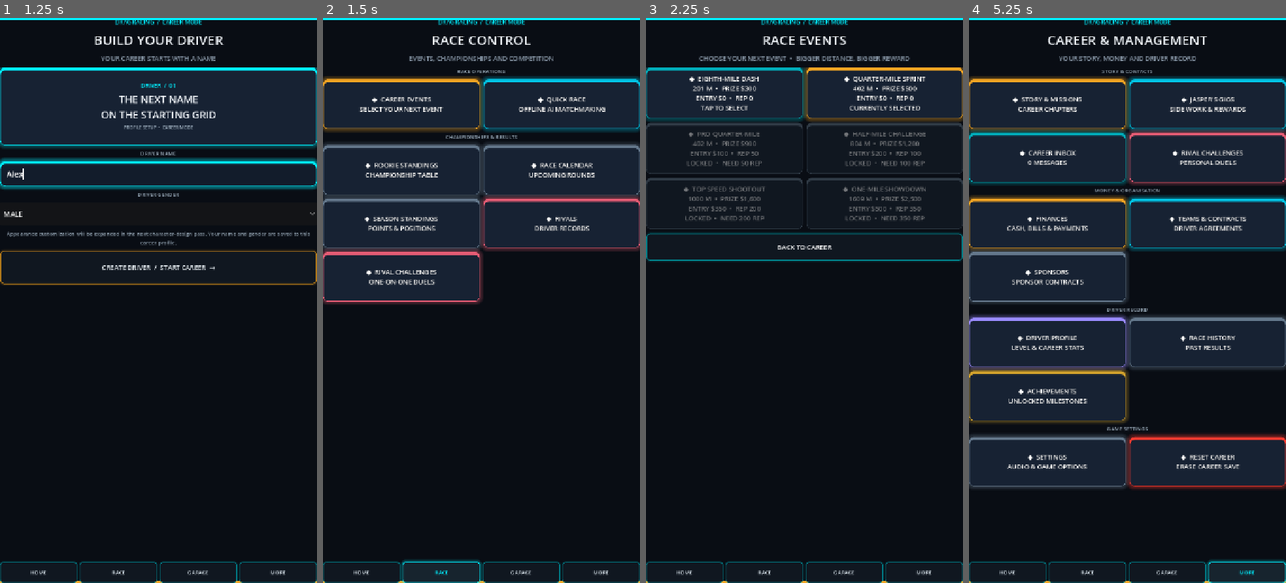
Above: before the commit, frames 1-4 (left to right).
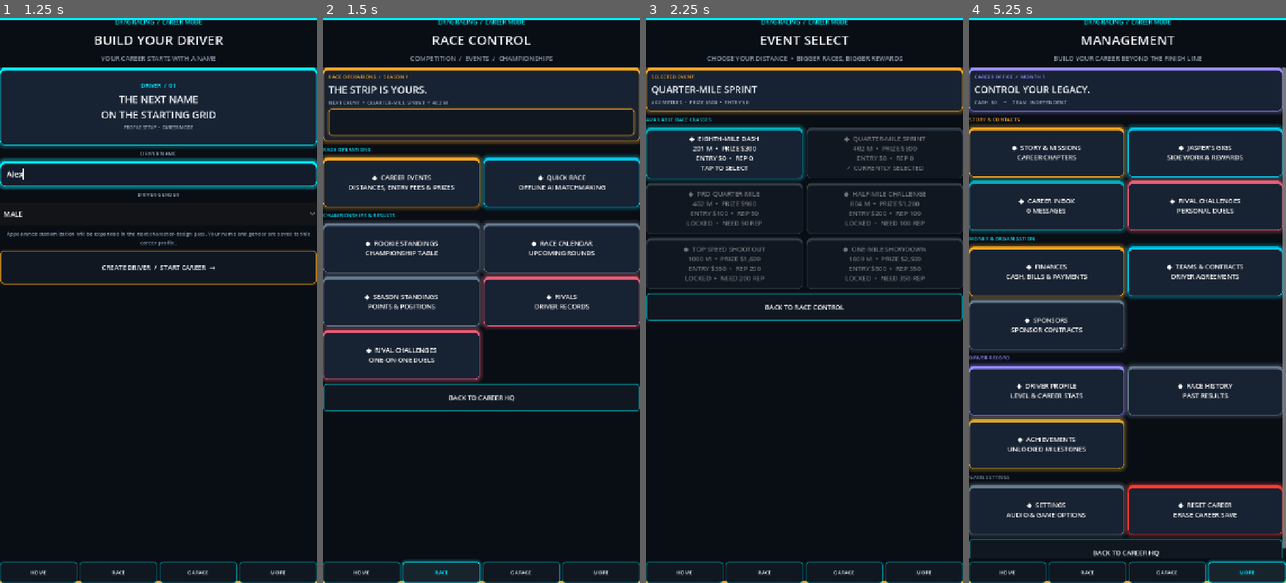
Above: after the commit, the same moments.

Repository: gleeshyyy/-Drag-Racing-Career
Game: Godot game, scene res://main.tscn
The game is run twice, just before and just after one commit, with the same random seed, the same clock (stepped at 60 frames per second) and the same inputs.
Inputs (mouse positions are in pixels of both pictures, inside the frame that each line leads up to):
- Up to frame 1 (1.25 s): click (158, 176) at 0.52 s; type "Alex" at 0.6 s
- Up to frame 2 (1.5 s): click "RACE" at 1.25 s
- Up to frame 3 (2.25 s): click "◆ CAREER EVENTS SELECT YOUR N…" (after the commit: "◆ CAREER EVENTS DISTANCES, EN…") at 2 s
- Up to frame 4 (5.25 s): click (1127, 306) at 2.75 s, where only the run after the commit has a clickable "BACK TO RACE CONTROL"; click "BACK TO CAREER" (after the commit: "BACK TO CAREER HQ") at 3.5 s; click "◆ RACING EVENTS & CHAMPIONSHI…" at 4.25 s; click "MORE" at 5 s

Frame 1 is identical in both runs. In frame 2, 31% of the frame differs, in the area x 0-100%, y 6-70%; in frame 3, 13%; in frame 4, 53%, in the area x 0-100%, y 3-96%.

Commit message:
Redesign racing and management career hubs

Diff:
--- a/main.gd
+++ b/main.gd
@@ -801,20 +801,50 @@
 	race_panel.hide()
 	section_panel.show()
 	title_label.text = "RACE CONTROL"
-	status_label.text = "EVENTS, CHAMPIONSHIPS AND COMPETITION"
+	status_label.text = "COMPETITION  /  EVENTS  /  CHAMPIONSHIPS"
 	_clear_section()
-	_add_section_label("RACE OPERATIONS")
+
+	var hero := PanelContainer.new()
+	hero.add_theme_stylebox_override("panel", _dashboard_card_style(Color("#f5a623")))
+	var hero_box := VBoxContainer.new()
+	hero_box.add_theme_constant_override("separation", 5)
+	hero.add_child(hero_box)
+	var hero_kicker := _small_label("RACE OPERATIONS  /  SEASON %d" % season_number)
+	hero_kicker.add_theme_color_override("font_color", Color("#f5a623"))
+	hero_box.add_child(hero_kicker)
+	var hero_title := Label.new()
+	hero_title.text = "THE STRIP IS YOURS."
+	hero_title.add_theme_font_size_override("font_size", 23)
+	hero_title.add_theme_color_override("font_color", Color("#f2f6fa"))
+	hero_box.add_child(hero_title)
+	var event: Dictionary = _get_selected_event()
+	hero_box.add_child(_small_label("NEXT EVENT  •  %s  •  %d M" % [str(event["name"]).to_upper(), int(event["distance"])]))
+	var launch := _make_button("ENTER CAREER RACE  →", Color("#f5a623"))
+	launch.add_theme_color_override("font_color", Color("#111923"))
+	launch.pressed.connect(func():
+		career_race = true
+		_start_race()
+	)
+	hero_box.add_child(launch)
+	section_panel.add_child(hero)
+
+	var operations_heading := _small_label("RACE OPERATIONS")
+	operations_heading.add_theme_color_override("font_color", Color("#00d8ef"))
+	section_panel.add_child(operations_heading)
 	var race_grid := GridContainer.new()
-	race_grid.columns = 2
+	race_grid.columns = 2 if get_viewport_rect().size.x >= 520.0 else 1
 	race_grid.size_flags_horizontal = Control.SIZE_EXPAND_FILL
 	race_grid.add_theme_constant_override("h_separation", 9)
 	race_grid.add_theme_constant_override("v_separation", 9)
 	section_panel.add_child(race_grid)
-	race_grid.add_child(_make_feature_card("CAREER EVENTS", "SELECT YOUR NEXT EVENT", Color("#f5a623"), _show_event_selection))
+	race_grid.add_child(_make_feature_card("CAREER EVENTS", "DISTANCES, ENTRY FEES & PRIZES", Color("#f5a623"), _show_event_selection))
 	race_grid.add_child(_make_feature_card("QUICK RACE", "OFFLINE AI MATCHMAKING", Color("#00c7e8"), _show_quick_matchmaking))
-	_add_section_label("CHAMPIONSHIPS & RESULTS")
+
+	var results_heading := _small_label("CHAMPIONSHIPS & RESULTS")
+	results_heading.add_theme_color_override("font_color", Color("#00d8ef"))
+	section_panel.add_child(results_heading)
 	var results_grid := GridContainer.new()
-	results_grid.columns = 2
+	results_grid.columns = 2 if get_viewport_rect().size.x >= 520.0 else 1
 	results_grid.size_flags_horizontal = Control.SIZE_EXPAND_FILL
 	results_grid.add_theme_constant_override("h_separation", 9)
 	results_grid.add_theme_constant_override("v_separation", 9)
@@ -824,10 +854,13 @@
 	results_grid.add_child(_make_feature_card("SEASON STANDINGS", "POINTS & POSITIONS", Color("#65798d"), _show_season_standings))
 	results_grid.add_child(_make_feature_card("RIVALS", "DRIVER RECORDS", Color("#e85d75"), _show_rivals))
 	results_grid.add_child(_make_feature_card("RIVAL CHALLENGES", "ONE-ON-ONE DUELS", Color("#e85d75"), _show_rival_challenges))
+
 	if professional_license:
-		_add_section_label("PROFESSIONAL DIVISION")
+		var pro_heading := _small_label("PROFESSIONAL DIVISION")
+		pro_heading.add_theme_color_override("font_color", Color("#f5a623"))
+		section_panel.add_child(pro_heading)
 		var pro_grid := GridContainer.new()
-		pro_grid.columns = 2
+		pro_grid.columns = 2 if get_viewport_rect().size.x >= 520.0 else 1
 		pro_grid.size_flags_horizontal = Control.SIZE_EXPAND_FILL
 		pro_grid.add_theme_constant_override("h_separation", 9)
 		pro_grid.add_theme_constant_override("v_separation", 9)
@@ -836,9 +869,11 @@
 		pro_grid.add_child(_make_feature_card("PRO STANDINGS", "DRIVER TABLE", Color("#65798d"), _show_professional_standings))
 		pro_grid.add_child(_make_feature_card("TEAM SERIES", "PRO TEAM POINTS", Color("#65798d"), _show_professional_team_standings))
 	if national_pathway_unlocked:
-		_add_section_label("NATIONAL DIVISION")
+		var national_heading := _small_label("NATIONAL DIVISION")
+		national_heading.add_theme_color_override("font_color", Color("#f5a623"))
+		section_panel.add_child(national_heading)
 		var national_grid := GridContainer.new()
-		national_grid.columns = 2
+		national_grid.columns = 2 if get_viewport_rect().size.x >= 520.0 else 1
 		national_grid.size_flags_horizontal = Control.SIZE_EXPAND_FILL
 		national_grid.add_theme_constant_override("h_separation", 9)
 		national_grid.add_theme_constant_override("v_separation", 9)
@@ -847,9 +882,11 @@
 		national_grid.add_child(_make_feature_card("NATIONAL TABLE", "DRIVER STANDINGS", Color("#65798d"), _show_national_standings))
 		national_grid.add_child(_make_feature_card("NATIONAL TEAMS", "TEAM CHAMPIONSHIP", Color("#65798d"), _show_national_team_standings))
 	if international_pathway_unlocked:
-		_add_section_label("INTERNATIONAL DIVISION")
+		var international_heading := _small_label("INTERNATIONAL DIVISION")
+		international_heading.add_theme_color_override("font_color", Color("#f5a623"))
+		section_panel.add_child(international_heading)
 		var international_grid := GridContainer.new()
-		international_grid.columns = 2
+		international_grid.columns = 2 if get_viewport_rect().size.x >= 520.0 else 1
 		international_grid.size_flags_horizontal = Control.SIZE_EXPAND_FILL
 		international_grid.add_theme_constant_override("h_separation", 9)
 		international_grid.add_theme_constant_override("v_separation", 9)
@@ -858,9 +895,11 @@
 		international_grid.add_child(_make_feature_card("WORLD TABLE", "INTERNATIONAL STANDINGS", Color("#65798d"), _show_international_standings))
 		international_grid.add_child(_make_feature_card("WORLD TEAMS", "TEAM CHAMPIONSHIP", Color("#65798d"), _show_international_team_standings))
 	if superstar_pathway_unlocked:
-		_add_section_label("GLOBAL LEGENDS")
+		var legends_heading := _small_label("GLOBAL LEGENDS")
+		legends_heading.add_theme_color_override("font_color", Color("#d6a52d"))
+		section_panel.add_child(legends_heading)
 		var legends_grid := GridContainer.new()
-		legends_grid.columns = 2
+		legends_grid.columns = 2 if get_viewport_rect().size.x >= 520.0 else 1
 		legends_grid.size_flags_horizontal = Control.SIZE_EXPAND_FILL
 		legends_grid.add_theme_constant_override("h_separation", 9)
 		legends_grid.add_theme_constant_override("v_separation", 9)
@@ -868,17 +907,40 @@
 		legends_grid.add_child(_make_feature_card("SUPERSTAR", "GLOBAL CHAMPIONSHIP", Color("#d6a52d"), _show_superstar_championship))
 		legends_grid.add_child(_make_feature_card("LEGENDS TABLE", "ELITE DRIVER STANDINGS", Color("#65798d"), _show_superstar_standings))
 		legends_grid.add_child(_make_feature_card("HALL OF FAME", "CAREER LEGACY", Color("#d6a52d"), _show_global_hall_of_fame))
+	var back := _make_button("BACK TO CAREER HQ", Color("#263545"))
+	back.add_theme_color_override("font_color", Color.WHITE)
+	back.pressed.connect(_show_career_dashboard)
+	section_panel.add_child(back)
 
 func _show_more_hub() -> void:
 	menu_panel.hide()
 	race_panel.hide()
 	section_panel.show()
-	title_label.text = "CAREER & MANAGEMENT"
-	status_label.text = "YOUR STORY, MONEY AND DRIVER RECORD"
+	title_label.text = "MANAGEMENT"
+	status_label.text = "BUILD YOUR CAREER BEYOND THE FINISH LINE"
 	_clear_section()
-	_add_section_label("STORY & CONTACTS")
+
+	var overview := PanelContainer.new()
+	overview.add_theme_stylebox_override("panel", _dashboard_card_style(Color("#9b8cff")))
+	var overview_box := VBoxContainer.new()
+	overview_box.add_theme_constant_override("separation", 5)
+	overview.add_child(overview_box)
+	var kicker := _small_label("CAREER OFFICE  /  MONTH %d" % career_month)
+	kicker.add_theme_color_override("font_color", Color("#9b8cff"))
+	overview_box.add_child(kicker)
+	var headline := Label.new()
+	headline.text = "CONTROL YOUR LEGACY."
+	headline.add_theme_font_size_override("font_size", 22)
+	headline.add_theme_color_override("font_color", Color("#f2f6fa"))
+	overview_box.add_child(headline)
+	overview_box.add_child(_small_label("CASH  $%s     •     TEAM  %s" % [_format_number(career_cash), current_team if current_team != "" else "INDEPENDENT"]))
+	section_panel.add_child(overview)
+
+	var story_heading := _small_label("STORY & CONTACTS")
+	story_heading.add_theme_color_override("font_color", Color("#f5a623"))
+	section_panel.add_child(story_heading)
 	var story_grid := GridContainer.new()
-	story_grid.columns = 2
+	story_grid.columns = 2 if get_viewport_rect().size.x >= 520.0 else 1
 	story_grid.size_flags_horizontal = Control.SIZE_EXPAND_FILL
 	story_grid.add_theme_constant_override("h_separation", 9)
 	story_grid.add_theme_constant_override("v_separation", 9)
@@ -887,9 +949,12 @@
 	story_grid.add_child(_make_feature_card("JASPER'S GIGS", "SIDE WORK & REWARDS", Color("#00c7e8"), _show_jasper_jobs))
 	story_grid.add_child(_make_feature_card("CAREER INBOX", "%d MESSAGES" % career_inbox.size(), Color("#00aebb"), _show_career_inbox))
 	story_grid.add_child(_make_feature_card("RIVAL CHALLENGES", "PERSONAL DUELS", Color("#e85d75"), _show_rival_challenges))
-	_add_section_label("MONEY & ORGANISATION")
+
+	var money_heading := _small_label("MONEY & ORGANISATION")
+	money_heading.add_theme_color_override("font_color", Color("#00d8ef"))
+	section_panel.add_child(money_heading)
 	var management_grid := GridContainer.new()
-	management_grid.columns = 2
+	management_grid.columns = 2 if get_viewport_rect().size.x >= 520.0 else 1
 	management_grid.size_flags_horizontal = Control.SIZE_EXPAND_FILL
 	management_grid.add_theme_constant_override("h_separation", 9)
 	management_grid.add_theme_constant_override("v_separation", 9)
@@ -897,9 +962,12 @@
 	management_grid.add_child(_make_feature_card("FINANCES", "CASH, BILLS & PAYMENTS", Color("#f5a623"), _show_finances))
 	management_grid.add_child(_make_feature_card("TEAMS & CONTRACTS", "DRIVER AGREEMENTS", Color("#00c7e8"), _show_team_management))
 	management_grid.add_child(_make_feature_card("SPONSORS", "SPONSOR CONTRACTS", Color("#65798d"), _show_sponsor_contracts))
-	_add_section_label("DRIVER RECORD")
+
+	var records_heading := _small_label("DRIVER RECORD")
+	records_heading.add_theme_color_override("font_color", Color("#9b8cff"))
+	section_panel.add_child(records_heading)
 	var records_grid := GridContainer.new()
-	records_grid.columns = 2
+	records_grid.columns = 2 if get_viewport_rect().size.x >= 520.0 else 1
 	records_grid.size_flags_horizontal = Control.SIZE_EXPAND_FILL
 	records_grid.add_theme_constant_override("h_separation", 9)
 	records_grid.add_theme_constant_override("v_separation", 9)
@@ -907,15 +975,22 @@
 	records_grid.add_child(_make_feature_card("DRIVER PROFILE", "LEVEL & CAREER STATS", Color("#9b8cff"), _show_driver_profile))
 	records_grid.add_child(_make_feature_card("RACE HISTORY", "PAST RESULTS", Color("#65798d"), _show_race_history))
 	records_grid.add_child(_make_feature_card("ACHIEVEMENTS", "UNLOCKED MILESTONES", Color("#d6a52d"), _show_achievements))
-	_add_section_label("GAME SETTINGS")
+
+	var settings_heading := _small_label("GAME SETTINGS")
+	settings_heading.add_theme_color_override("font_color", Color("#65798d"))
+	section_panel.add_child(settings_heading)
 	var settings_grid := GridContainer.new()
-	settings_grid.columns = 2
+	settings_grid.columns = 2 if get_viewport_rect().size.x >= 520.0 else 1
 	settings_grid.size_flags_horizontal = Control.SIZE_EXPAND_FILL
 	settings_grid.add_theme_constant_override("h_separation", 9)
 	settings_grid.add_theme_constant_override("v_separation", 9)
 	section_panel.add_child(settings_grid)
 	settings_grid.add_child(_make_feature_card("SETTINGS", "AUDIO & GAME OPTIONS", Color("#65798d"), _show_settings))
 	settings_grid.add_child(_make_feature_card("RESET CAREER", "ERASE CAREER SAVE", Color("#ff3b30"), _show_reset_career_confirmation))
+	var back := _make_button("BACK TO CAREER HQ", Color("#263545"))
+	back.add_theme_color_override("font_color", Color.WHITE)
+	back.pressed.connect(_show_career_dashboard)
+	section_panel.add_child(back)
 
 func _car_catalog() -> Array:
 	return [
@@ -2266,11 +2341,30 @@
 	menu_panel.hide()
 	race_panel.hide()
 	section_panel.show()
-	title_label.text = "RACE EVENTS"
-	status_label.text = "CHOOSE YOUR NEXT EVENT  •  BIGGER DISTANCE, BIGGER REWARD"
+	title_label.text = "EVENT SELECT"
+	status_label.text = "CHOOSE YOUR DISTANCE  •  BIGGER RACES, BIGGER REWARDS"
 	_clear_section()
+	var active_event: Dictionary = _get_selected_event()
+	var spotlight := PanelContainer.new()
+	spotlight.add_theme_stylebox_override("panel", _dashboard_card_style(Color("#f5a623")))
+	var spotlight_box := VBoxContainer.new()
+	spotlight_box.add_theme_constant_override("separation", 5)
+	spotlight.add_child(spotlight_box)
+	var tag := _small_label("SELECTED EVENT")
+	tag.add_theme_color_override("font_color", Color("#f5a623"))
+	spotlight_box.add_child(tag)
+	var name_label := Label.new()
+	name_label.text = str(active_event["name"]).to_upper()
+	name_label.add_theme_font_size_override("font_size", 22)
+	name_label.add_theme_color_override("font_color", Color("#f2f6fa"))
+	spotlight_box.add_child(name_label)
+	spotlight_box.add_child(_small_label("%d METRES  •  PRIZE $%s  •  ENTRY $%s" % [int(active_event["distance"]), _format_number(int(active_event["reward"])), _format_number(_event_entry_fee(selected_event_id))]))
+	section_panel.add_child(spotlight)
+	var heading := _small_label("AVAILABLE RACE CLASSES")
+	heading.add_theme_color_override("font_color", Color("#00d8ef"))
+	section_panel.add_child(heading)
 	var events_grid := GridContainer.new()
-	events_grid.columns = 2
+	events_grid.columns = 2 if get_viewport_rect().size.x >= 520.0 else 1
 	events_grid.size_flags_horizontal = Control.SIZE_EXPAND_FILL
 	events_grid.add_theme_constant_override("h_separation", 9)
 	events_grid.add_theme_constant_override("v_separation", 9)
@@ -2288,18 +2382,18 @@
 		if not unlocked:
 			caption += "\nLOCKED  •  NEED %d REP" % (required_rep - career_reputation)
 		elif selected:
-			caption += "\nCURRENTLY SELECTED"
+			caption += "\n✓ CURRENTLY SELECTED"
 		else:
 			caption += "\nTAP TO SELECT"
 		var event_button := _make_feature_card(event_name.to_upper(), caption, Color("#f5a623") if selected else Color("#00aebb"), Callable())
 		event_button.pressed.disconnect(_play_ui_click)
-		event_button.disabled = not unlocked
-		if unlocked:
+		event_button.disabled = not unlocked or selected
+		if unlocked and not selected:
 			event_button.pressed.connect(_select_event.bind(event_id))
 		events_grid.add_child(event_button)
-	var back_button := _make_button("BACK TO CAREER", Color("#263545"))
+	var back_button := _make_button("BACK TO RACE CONTROL", Color("#263545"))
 	back_button.add_theme_color_override("font_color", Color.WHITE)
-	back_button.pressed.connect(_show_career_dashboard)
+	back_button.pressed.connect(_show_racing_hub)
 	section_panel.add_child(back_button)
 
 func _select_event(event_id: String) -> void:
